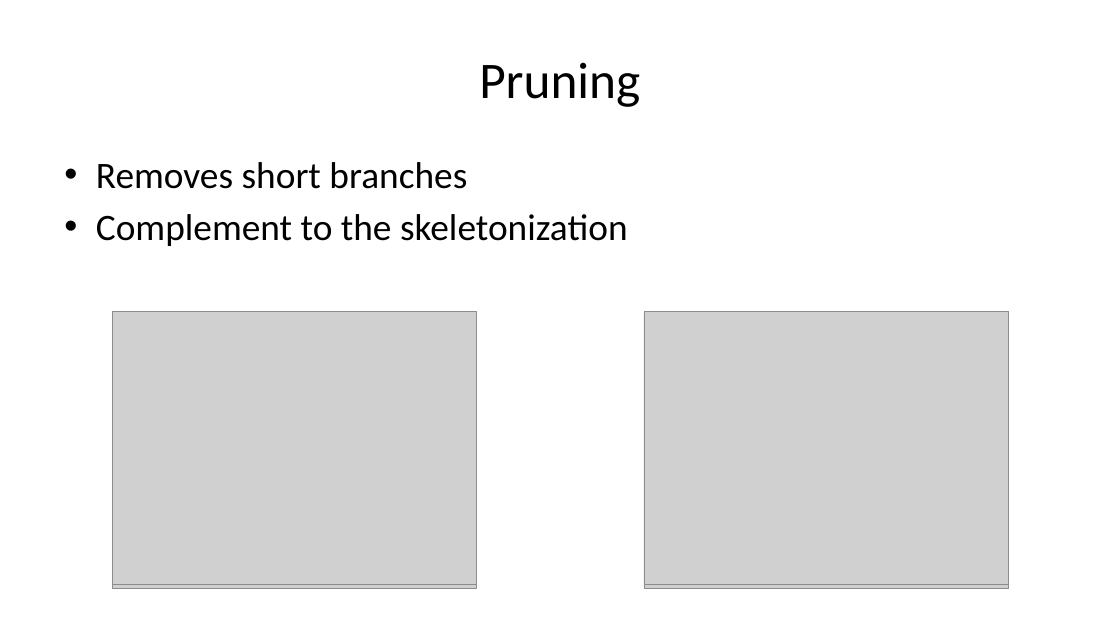
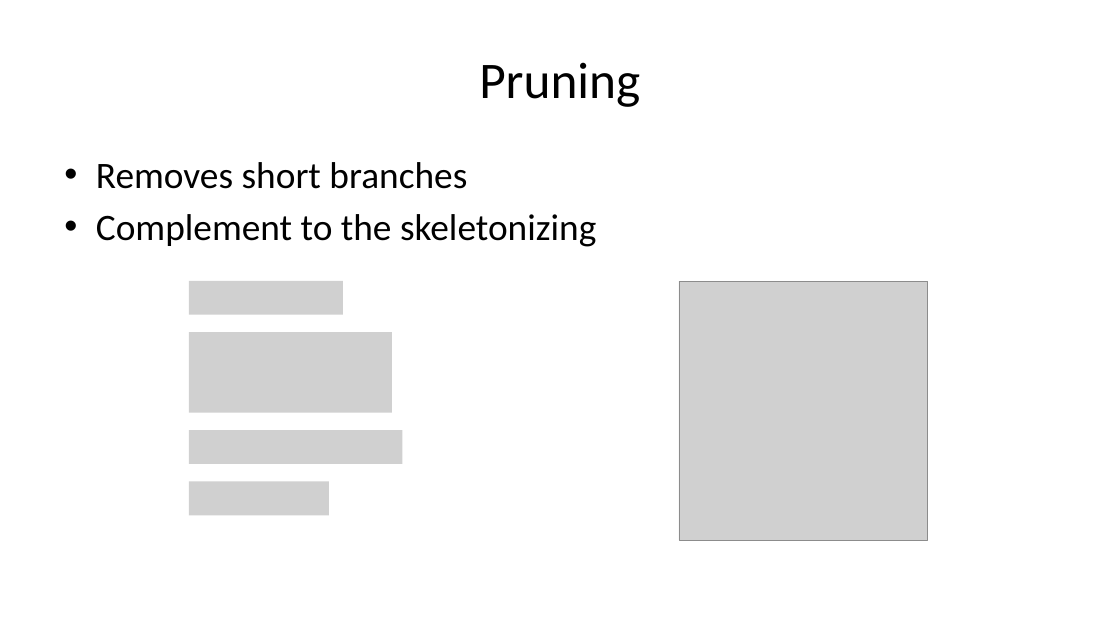
Before and after one commit to ChristianSieh/PointProcessing, a slide deck: slide 8 of Images/Presentation/Presentation1.pptx. Drawn at 1120x630 pixels with LibreOffice and Linux fonts; fonts in the diff are those of the drawing; grey boxes stand for pictures. Boxes give left, top, right and bottom in pixels: in the first picture for what was removed or moved away, otherwise in the second. Text is boxed around its words. In the diff, an @@ line names an element or a change of style, - is before the commit and + after.

Commit message:
Updated pruning slides. Will maybe make more edits later.

```diff
--- a/Images/Presentation/Presentation1.pptx
+++ b/Images/Presentation/Presentation1.pptx
@@ text at [96, 214, 596, 247]: text changed @@
-• Complement to the skeletonization
+• Complement to the skeletonizing
@@ picture added at [189, 281, 343, 314] @@
@@ picture: place and size @@
-picture at [644, 312, 1008, 585]
+picture at [679, 281, 928, 540]
@@ picture removed at [112, 315, 476, 588] @@
@@ picture removed at [112, 312, 476, 585] @@
@@ picture removed at [644, 315, 1008, 588] @@
@@ picture added at [189, 333, 392, 413] @@
@@ picture added at [189, 430, 402, 464] @@
@@ picture added at [189, 481, 329, 515] @@
```
Also in this commit, not shown: 2 other slides changed.
